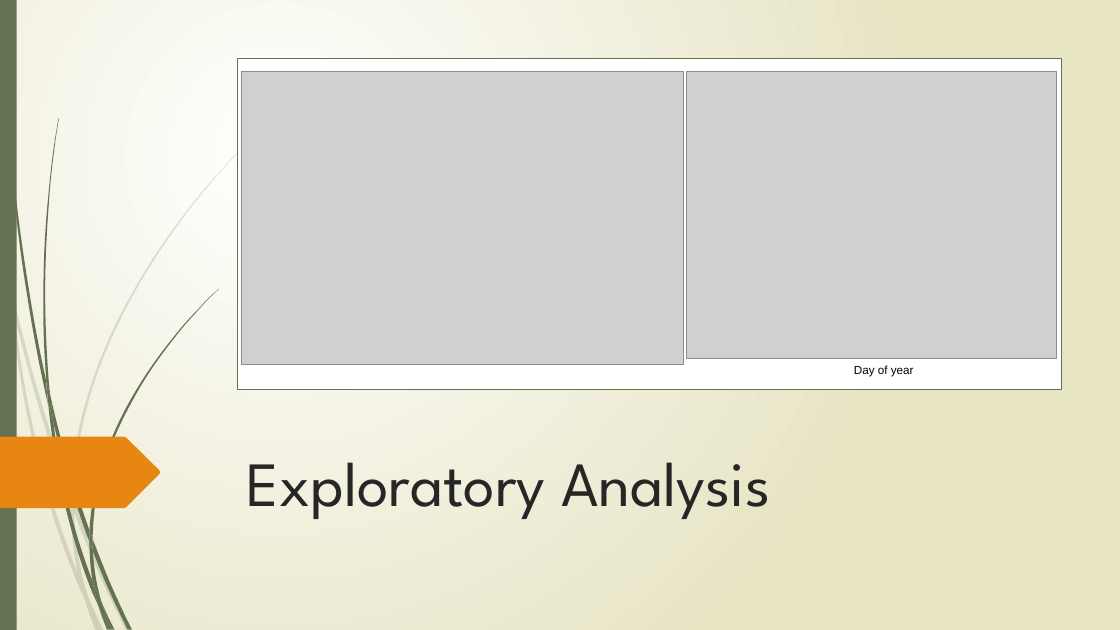
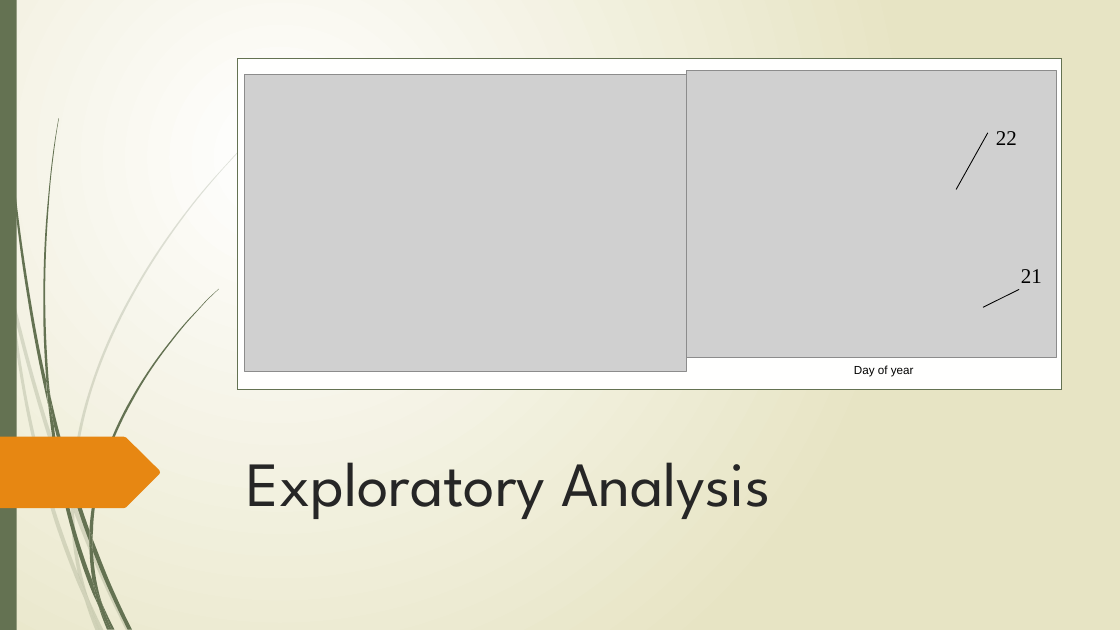
Before and after one commit to forkhala/Hydrologic_Data_Analysis_Final_Proj, a slide deck: slide 6 of TeamDocs/Examining the Hydrologic Properties of the Missouri River.pptx. Drawn at 1120x630 pixels with LibreOffice and Linux fonts; fonts in the diff are those of the drawing; grey boxes stand for pictures. Boxes give left, top, right and bottom in pixels: in the first picture for what was removed or moved away, otherwise in the second. Text is boxed around its words. In the diff, an @@ line names an element or a change of style, - is before the commit and + after.

```diff
--- a/TeamDocs/Examining the Hydrologic Properties of the Missouri River.pptx
+++ b/TeamDocs/Examining the Hydrologic Properties of the Missouri River.pptx
@@ picture: place and size @@
-picture at box(241, 71, 683, 364)
+picture at box(245, 74, 687, 371)
@@ line added from (956, 189) to (988, 133), #000000 0.75 pt @@
@@ text added at box(996, 131, 1017, 145), 18 pt, text #000000 @@
+22
@@ text added at box(1021, 269, 1042, 283), 18 pt, text #000000 @@
+21
@@ line added from (983, 308) to (1019, 290), #000000 0.75 pt @@
```
